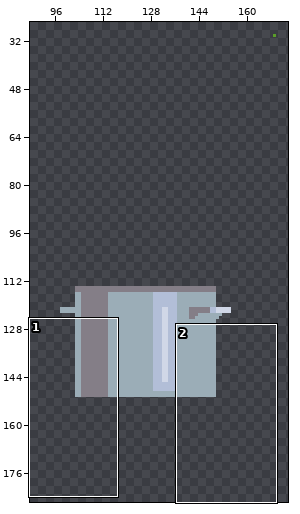
Pixel-art file: assets/sprites.aseprite. Above: a wide view before the commit, with the close-up outlined.
Close-up. Before the edit:
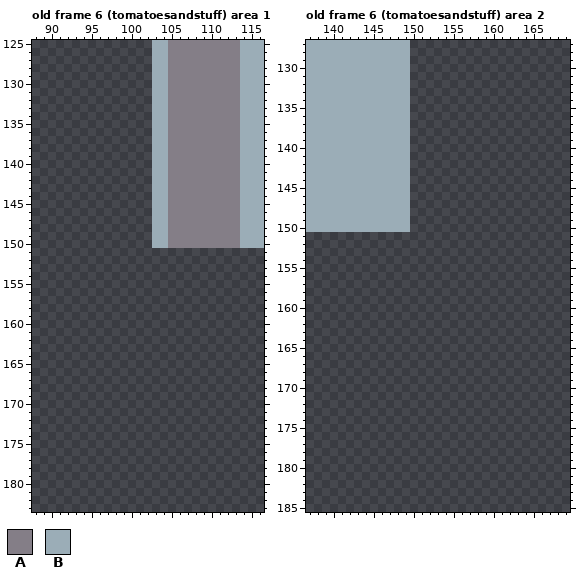
256x256 pixels, 13 frames. Colours within 5 levels of each other are drawn and written as one. Shown: old frame 6 (tomatoesandstuff) area 1: x 88..116, y 125..183; old frame 6 (tomatoesandstuff) area 2: x 137..169, y 127..185. The wide view leaves out empty margins. The commit also changed other frames or places, which this record leaves out.
Palette (. is transparent): A #847e87  B #9badb7
Pixels before, old frame 6 (tomatoesandstuff) area 1, first column x 103:
125 BBAAAAAAAAABBB
126 BBAAAAAAAAABBB
127 BBAAAAAAAAABBB
128 BBAAAAAAAAABBB
129 BBAAAAAAAAABBB
130 BBAAAAAAAAABBB
131 BBAAAAAAAAABBB
132 BBAAAAAAAAABBB
133 BBAAAAAAAAABBB
134 BBAAAAAAAAABBB
135 BBAAAAAAAAABBB
136 BBAAAAAAAAABBB
137 BBAAAAAAAAABBB
138 BBAAAAAAAAABBB
139 BBAAAAAAAAABBB
140 BBAAAAAAAAABBB
141 BBAAAAAAAAABBB
142 BBAAAAAAAAABBB
143 BBAAAAAAAAABBB
144 BBAAAAAAAAABBB
145 BBAAAAAAAAABBB
146 BBAAAAAAAAABBB
147 BBAAAAAAAAABBB
148 BBAAAAAAAAABBB
149 BBAAAAAAAAABBB
150 BBAAAAAAAAABBB
Pixels before, old frame 6 (tomatoesandstuff) area 2, first column x 137:
127 BBBBBBBBBBBBB
128 BBBBBBBBBBBBB
129 BBBBBBBBBBBBB
130 BBBBBBBBBBBBB
131 BBBBBBBBBBBBB
132 BBBBBBBBBBBBB
133 BBBBBBBBBBBBB
134 BBBBBBBBBBBBB
135 BBBBBBBBBBBBB
136 BBBBBBBBBBBBB
137 BBBBBBBBBBBBB
138 BBBBBBBBBBBBB
139 BBBBBBBBBBBBB
140 BBBBBBBBBBBBB
141 BBBBBBBBBBBBB
142 BBBBBBBBBBBBB
143 BBBBBBBBBBBBB
144 BBBBBBBBBBBBB
145 BBBBBBBBBBBBB
146 BBBBBBBBBBBBB
147 BBBBBBBBBBBBB
148 BBBBBBBBBBBBB
149 BBBBBBBBBBBBB
150 BBBBBBBBBBBBB
And afterwards:
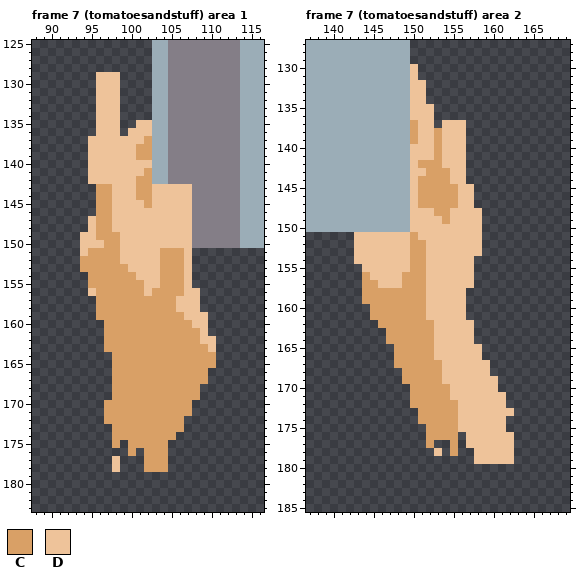
Colours new in this view: C #d9a066  D #eec39a
A new or re-ordered frame is compared with the old frame closest to it.
Log entry: Manos a la olla.
What changed:
frames 13 -> 16
Frame 7 (tomatoesandstuff) area 1 is new; against old frame 6 (tomatoesandstuff), layer "Layer 6":
y 129..134: x 96..98 ... -> DDD
y 135: x 96..98 ... -> DDD; x 101..102 .. -> DD
y 136: x 96..98 ... -> DDD; x 100..102 ... -> DDD
y 137: x 95..102 ........ -> DDDDDDDC
y 138..139: x 95..102 ........ -> DDDDDDCC
y 140: x 95..102 ........ -> DDDDDDDD
y 141: x 95..102 ........ -> DDDDDDDC
y 142: x 95..102 ........ -> DDDDDDCC
y 143..144: x 96..107 .......BBAAA -> CCDDDCCDDDDD
y 145: x 96..107 .......BBAAA -> CCDDDDCDDDDD
y 146: x 96..107 .......BBAAA -> CCDDDDDDDDDD
y 147..148: x 95..107 ........BBAAA -> DCCDDDDDDDDDD
y 149: x 94..107 .........BBAAA -> DDCCCDDDDDDDDD
y 150: x 94..107 .........BBAAA -> DDDCCDDDDDDDDD
y 151: x 94..107 .............. -> DCCCCDDDDDCCCD
y 152: x 94..107 .............. -> CCCCCDDDDDCCCD
y 153: x 94..107 .............. -> CCCCCCDDDDCCCD
y 154: x 95..107 ............. -> CCCCCCDDDCCCD
y 155: x 95..107 ............. -> CCCCCCCDDCCCD
y 156: x 95..108 .............. -> DCCCCCCDCCCCDD
y 157..158: x 96..108 ............. -> CCCCCCCCCCDDD
y 159: x 96..109 .............. -> CCCCCCCCCCCDDD
y 160: x 97..109 ............. -> CCCCCCCCCCCDD
y 161: x 97..109 ............. -> CCCCCCCCCCCCD
y 162: x 97..110 .............. -> CCCCCCCCCCCCDD
y 163: x 97..110 .............. -> CCCCCCCCCCCCCD
y 164..165: x 98..110 ............. -> CCCCCCCCCCCCC
y 166..167: x 98..109 ............ -> CCCCCCCCCCCC
y 168..169: x 98..108 ........... -> CCCCCCCCCCC
y 170..171: x 97..107 ........... -> CCCCCCCCCCC
y 172: x 97..106 .......... -> CCCCCCCCCC
y 173: x 98..106 ......... -> CCCCCCCCC
y 174: x 98..105 ........ -> CCCCCCCC
y 175: x 98 . -> C; x 100..104 ..... -> CCCCC
y 176: x 100 . -> C; x 102..104 ... -> CCC
y 177..178: x 98 . -> D; x 102..104 ... -> CCC
Frame 7 (tomatoesandstuff) area 2 is new; against old frame 6 (tomatoesandstuff), layer "Layer 6":
y 130..131: x 150 . -> D
y 132..134: x 150..151 .. -> DD
y 135..136: x 150..152 ... -> DDD
y 137: x 150..152 ... -> CDD; x 154..156 ... -> DDD
y 138..139: x 150..156 ....... -> CDDCDDD
y 140..141: x 150..156 ....... -> DDDCDDD
y 142: x 150..156 ....... -> DCCCDDD
y 143: x 150..156 ....... -> DDCCCDD
y 144: x 150..156 ....... -> DCCCCDD
y 145..147: x 150..157 ........ -> DCCCCCDD
y 148: x 150..158 ......... -> DDDCCDDDD
y 149: x 150..158 ......... -> DDDDCDDDD
y 150: x 150..158 ......... -> DDDDDDDDD
y 151: x 143..158 ................ -> DDDDDDDCDDDDDDDD
y 152..153: x 143..158 ................ -> DDDDDDDCCDDDDDDD
y 154: x 143..157 ............... -> DDDDDDDCCDDDDDD
y 155: x 144..157 .............. -> DDDDDDCCDDDDDD
y 156: x 144..157 .............. -> CDDDDCCCDDDDDD
y 157: x 144..157 .............. -> CCDDDCCCDDDDDD
y 158..159: x 144..156 ............. -> CCCCCCCCDDDDD
y 160..161: x 145..156 ............ -> CCCCCCCDDDDD
y 162: x 146..157 ............ -> CCCCCCCDDDDD
y 163..164: x 147..157 ........... -> CCCCCCDDDDD
y 165..166: x 148..158 ........... -> CCCCCDDDDDD
y 167: x 148..159 ............ -> CCCCCCDDDDDD
y 168: x 149..159 ........... -> CCCCCDDDDDD
y 169: x 149..160 ............ -> CCCCCDDDDDDD
y 170: x 150..160 ........... -> CCCCCDDDDDD
y 171: x 150..161 ............ -> CCCCCDDDDDDD
y 172: x 150..161 ............ -> CCCCCCDDDDDD
y 173: x 151..162 ............ -> CCCCCDDDDDDD
y 174: x 151..161 ........... -> CCCCCDDDDDD
y 175: x 152..161 .......... -> CCCCDDDDDD
y 176: x 152..155 .... -> CCCC; x 157..162 ...... -> DDDDDD
y 177: x 152 . -> C; x 155 . -> C; x 157..162 ...... -> DDDDDD
y 178: x 153 . -> D; x 155 . -> C; x 158..162 ..... -> DDDDD
y 179: x 158..162 ..... -> DDDDD
